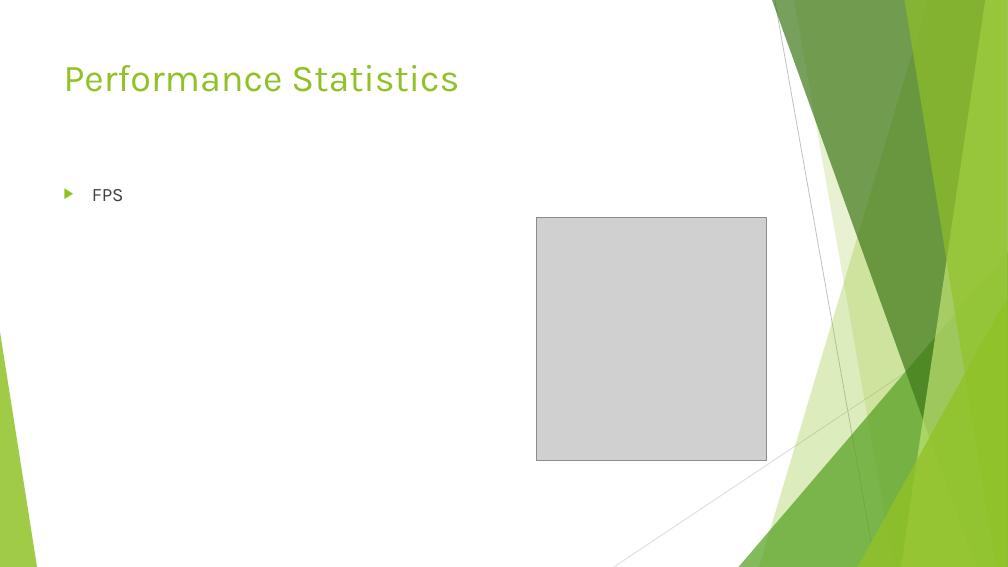
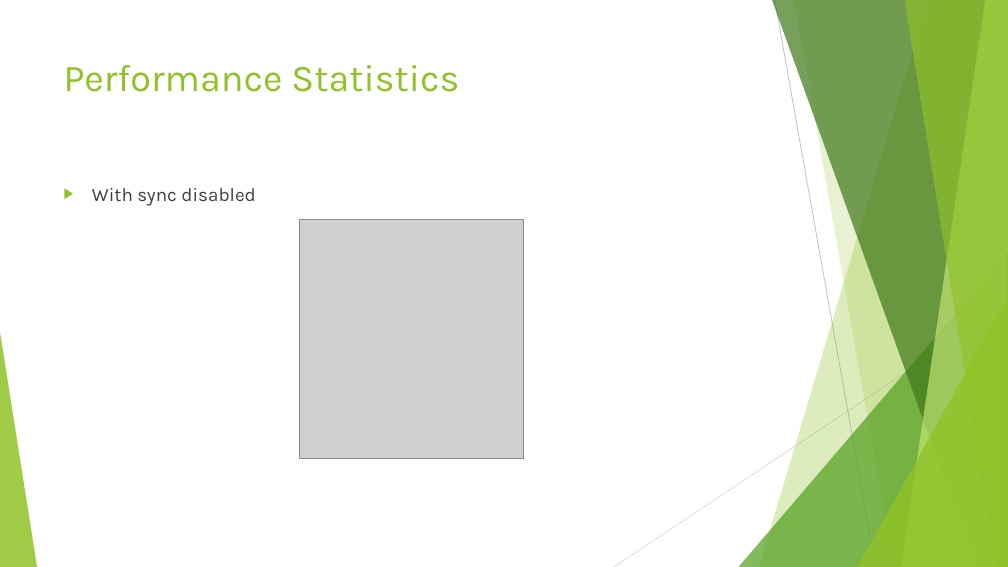
Before and after one commit to KarteekKumarM/MountainTerrain, a slide deck: slide 27 of docs/Presentation.pptx (slide 12 before the commit). Drawn at 1008x567 pixels with LibreOffice and Linux fonts; fonts in the diff are those of the drawing; grey boxes stand for pictures. Boxes give left, top, right and bottom in pixels: in the first picture for what was removed or moved away, otherwise in the second. Text is boxed around its words. In the diff, an @@ line names an element or a change of style, - is before the commit and + after.

```diff
--- a/docs/Presentation.pptx
+++ b/docs/Presentation.pptx
@@ text at <box>92,188,256,206</box>: text changed @@
-▶ FPS
+▶ With sync disabled
@@ picture added at <box>299,219,524,458</box> @@
@@ picture removed at <box>537,218,767,461</box> @@
```
Also in this commit, not shown: 8 other slides changed, 21 slides added, 5 slides removed, 9 other files.
